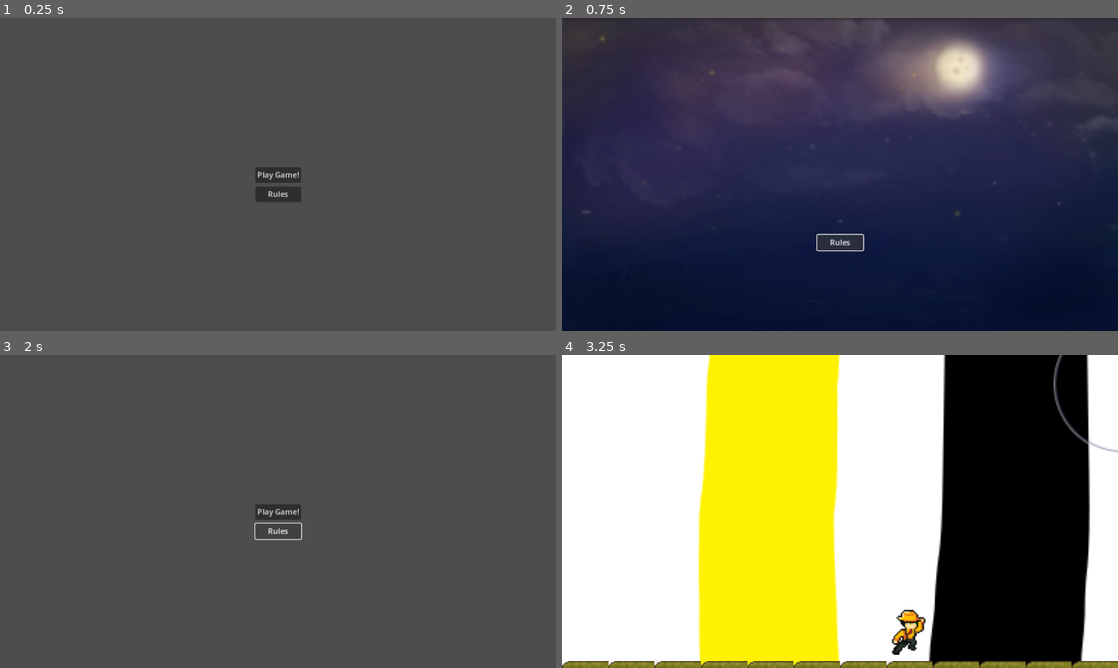
Above: before the commit, frames 1-4 (two rows, left to right).
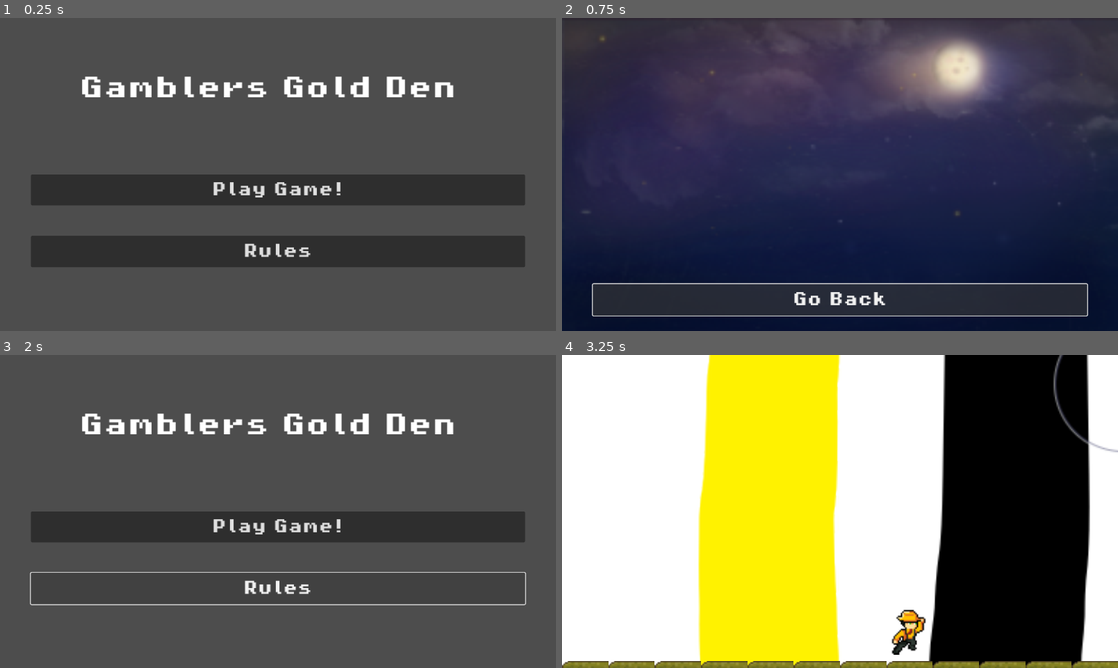
Above: after the commit, the same moments.

Repository: Ruilesser/GamePop
Game: Godot game, scene res://scenes/game/Start_Menu.tscn
Two runs of this game, one before a commit and one after it. Both use one fixed random seed, a clock stepped at 60 frames per second and the inputs below.
Inputs:
- Up to frame 1 (0.25 s): no input
- Up to frame 2 (0.75 s): click "Rules" at 0.5 s
- Up to frame 3 (2 s): click "Rules" (after the commit: "Go Back") at 1.25 s
- Up to frame 4 (3.25 s): click "Play Game!" at 2 s; tap Enter (ui_accept) at 2.75, 3.02 s; hold Right (ui_right) from 2.78 s (still down)

The runs differ from the first frame. In frame 1, 19% of the frame differs, in the area x 5-95%, y 18-80%; in frame 2, 9.9%; in frame 3, 11%; in frame 4, nothing differs.

Commit message:
menu good

Diff:
--- a/scenes/game/Rules_Menu_button.gd
+++ b/scenes/game/Rules_Menu_button.gd
@@ -6,11 +6,13 @@
 var button
 var on
 var start
+var title
 func _ready():
 	on = false
 	button = self
 	menu = get_child(0)
 	start = get_child(1)
+	title = get_child(2)
 	button.text = "Rules"
 	button.pressed.connect(_button_pressed)
 
@@ -18,8 +20,12 @@
 	menu.visible = !menu.visible
 	if (on):
 		start.disabled = false
-		button.position = Vector2(-47,25)
+		title.show()
+		button.position = Vector2(-512,127)
+		button.text = "Rules"
 	else:
 		start.disabled = true
-		button.position = Vector2(-47,125)
+		title.hide()
+		button.position = Vector2(-512,227)
+		button.text = "Go Back"
 	on = !on
--- a/scenes/game/Start_Menu.tscn
+++ b/scenes/game/Start_Menu.tscn
@@ -1,7 +1,8 @@
-[gd_scene load_steps=5 format=3 uid="uid://yfdab0yowhhh"]
+[gd_scene load_steps=6 format=3 uid="uid://yfdab0yowhhh"]
 
 [ext_resource type="Script" path="res://scenes/game/Start_Button.gd" id="1_vc1sg"]
 [ext_resource type="Script" path="res://scenes/game/Rules_Menu_button.gd" id="1_xksma"]
+[ext_resource type="FontFile" uid="uid://cctbg6lhfjm4p" path="res://assets/fonts/PixelOperator8-Bold.ttf" id="2_8eqcy"]
 [ext_resource type="Texture2D" uid="uid://cihu3qwi3nwtr" path="res://assets/backgrounds/full_moon.png" id="2_rdxd0"]
 
 [sub_resource type="Shortcut" id="Shortcut_fxhpf"]
@@ -32,11 +33,13 @@
 [node name="rules button" type="Button" parent="."]
 z_index = 2
 z_as_relative = false
-offset_left = -47.0
-offset_top = 25.0
-offset_right = 48.0
-offset_bottom = 56.0
+offset_left = -512.0
+offset_top = 127.0
+offset_right = 512.0
+offset_bottom = 192.0
 pivot_offset = Vector2(47.5, 15.5)
+theme_override_fonts/font = ExtResource("2_8eqcy")
+theme_override_font_sizes/font_size = 30
 text = "Rules"
 clip_text = true
 icon_alignment = 1
@@ -69,14 +72,16 @@
 anchor_top = 0.5
 anchor_right = 0.5
 anchor_bottom = 0.5
-offset_left = -623.0
-offset_top = -339.0
-offset_right = -528.0
-offset_bottom = -308.0
+offset_left = -1088.0
+offset_top = -324.0
+offset_right = -64.0
+offset_bottom = -260.0
 grow_horizontal = 2
 grow_vertical = 2
 pivot_offset = Vector2(47.5, 15.5)
 size_flags_horizontal = 4
+theme_override_fonts/font = ExtResource("2_8eqcy")
+theme_override_font_sizes/font_size = 30
 shortcut = SubResource("Shortcut_fxhpf")
 text = "Play Game!"
 clip_text = true
@@ -84,4 +89,19 @@
 expand_icon = true
 script = ExtResource("1_vc1sg")
 
+[node name="TextEdit" type="RichTextLabel" parent="rules button"]
+layout_mode = 0
+offset_top = -383.0
+offset_right = 1024.0
+offset_bottom = -191.0
+theme_override_fonts/normal_font = ExtResource("2_8eqcy")
+theme_override_font_sizes/bold_italics_font_size = 50
+theme_override_font_sizes/italics_font_size = 50
+theme_override_font_sizes/mono_font_size = 50
+theme_override_font_sizes/normal_font_size = 50
+text = "
+	Gamblers Gold Den"
+fit_content = true
+structured_text_bidi_override_options = [null]
+
 [node name="Camera2D" type="Camera2D" parent="."]
Binary file added: assets/fonts/PixelOperator8-Bold.ttf
Not shown, added: assets/fonts/PixelOperator8-Bold.ttf.import
Binary file added: assets/fonts/PixelOperator8.ttf
Not shown, added: assets/fonts/PixelOperator8.ttf.import
